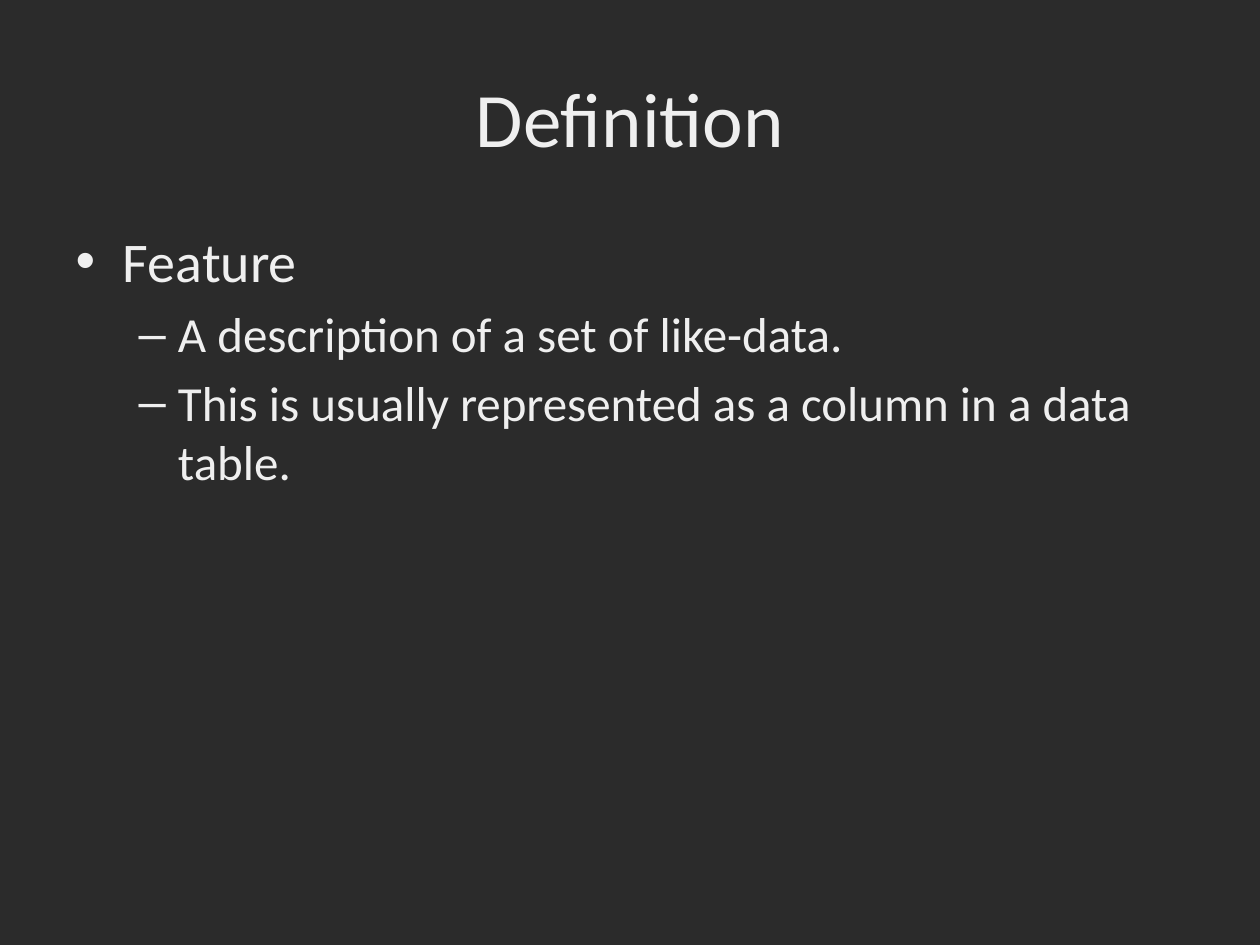
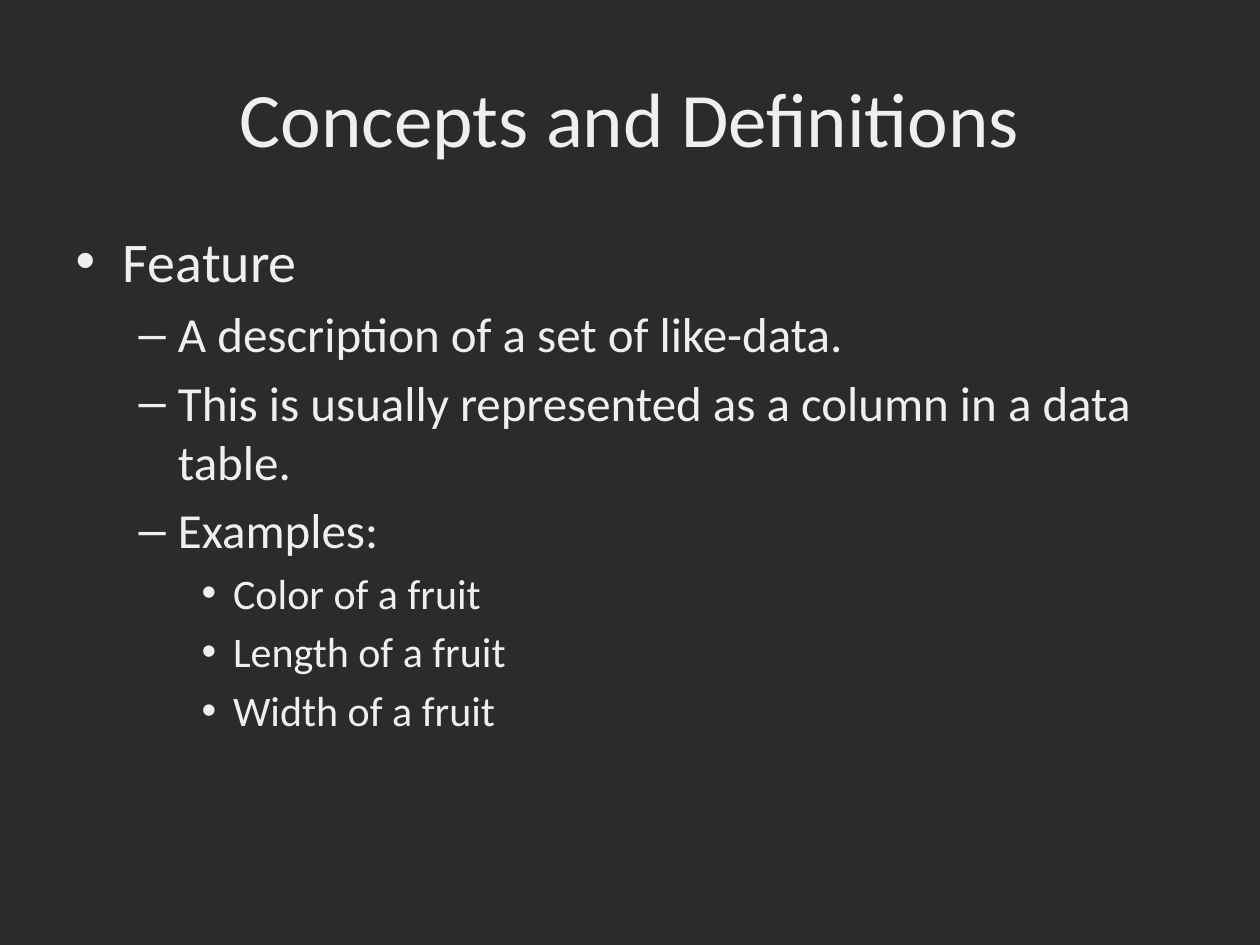
Before and after one commit to dbowmans46/PracticalProgramming, a slide deck: slide 10 of Session 7 - Python/Instructional Material/Session 7 - Python Brief Intro to Machine Learning with Scikit Learn.pptx (slide 9 before the commit). Drawn at 1260x945 pixels with LibreOffice and Linux fonts; fonts in the diff are those of the drawing; background and template pictures are left out; a plain dark background stands for a picture behind light text. Boxes give left, top, right and bottom in pixels: in the first picture for what was removed or moved away, otherwise in the second. Text is boxed around its words. In the diff, an @@ line names an element or a change of style, - is before the commit and + after.

Commit message:
Fixed typos, updated style, added underfitting and overfitting concepts.

```diff
--- a/Session 7 - Python/Instructional Material/Session 7 - Python Brief Intro to Machine Learning with Scikit Learn.pptx
+++ b/Session 7 - Python/Instructional Material/Session 7 - Python Brief Intro to Machine Learning with Scikit Learn.pptx
@@ title at [240, 93, 1019, 160]: text changed @@
-Definition
+Concepts and Definitions
@@ text at [178, 514, 505, 727]: paragraphs added @@
+  – Examples:
+    • Color of a fruit
+    • Length of a fruit
+    • Width of a fruit
```
Also in this commit, not shown: 16 other slides changed, 6 slides added.
